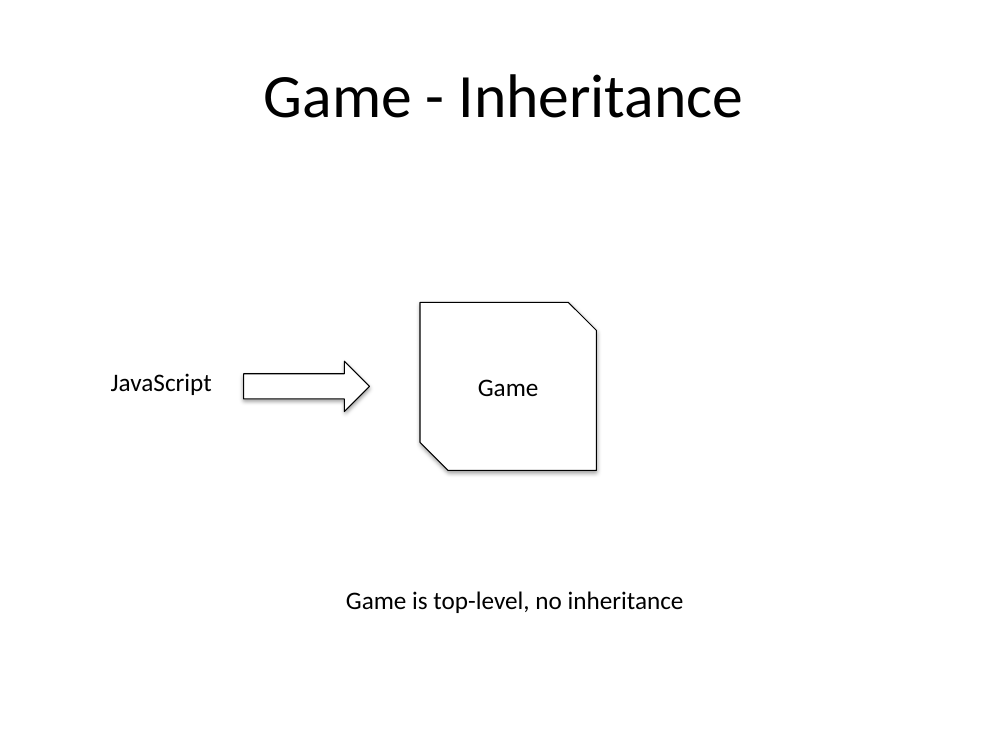
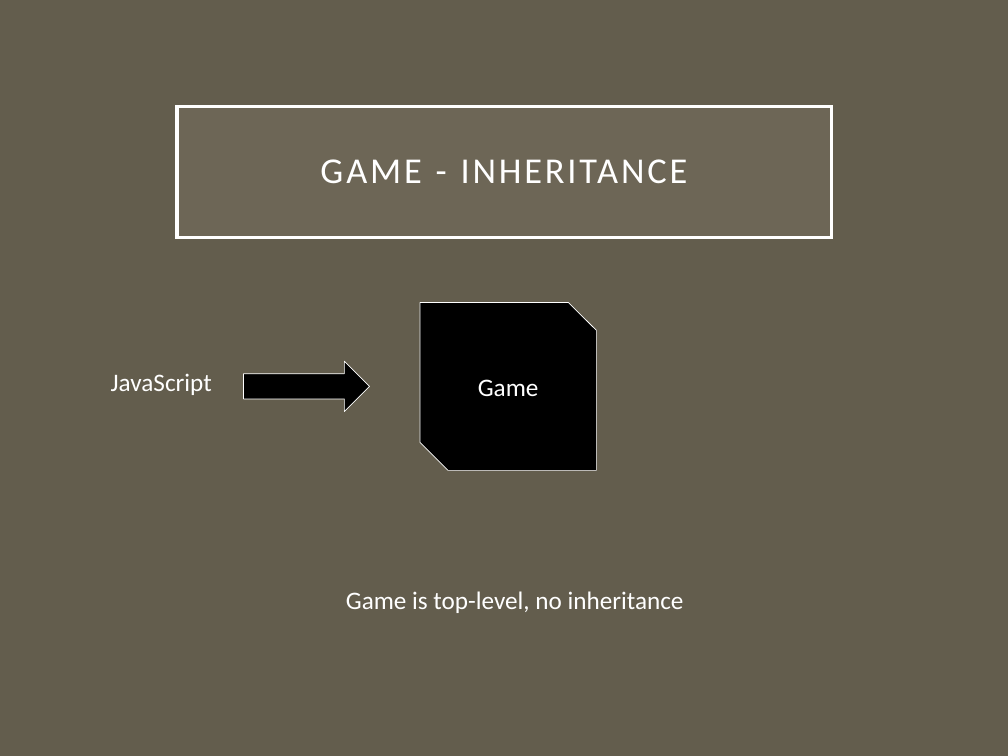
Before and after one commit to javisaurusrex/zookillsoccer, a slide deck: slide 27 of assets/game architecture/ZooKill Soccer Game Design Document.pptx. Drawn at 1008x756 pixels with LibreOffice and Linux fonts; fonts in the diff are those of the drawing. Boxes give left, top, right and bottom in pixels: in the first picture for what was removed or moved away, otherwise in the second. Text is boxed around its words. In the diff, an @@ line names an element or a change of style, - is before the commit and + after.

```diff
--- a/assets/game architecture/ZooKill Soccer Game Design Document.pptx
+++ b/assets/game architecture/ZooKill Soccer Game Design Document.pptx
@@ background #FFFFFF to #635D4D @@
@@ title "GAME - INHERITANCE": place and size @@
-title "GAME - INHERITANCE" at bbox=[264, 74, 744, 118]
+title "GAME - INHERITANCE" at bbox=[177, 106, 832, 237]
@@ title "GAME - INHERITANCE" at bbox=[177, 106, 832, 237]: fill none to #A7A08E at 15% opacity; outline none to #FFFFFF 2.5 pt @@
@@ title at bbox=[320, 159, 688, 183]: text changed; size 44 to 26 pt; text colour #000000 to #FFFFFF @@
-Game - Inheritance
+GAME - INHERITANCE
@@ snip diag rect "Game" at bbox=[420, 302, 597, 471]: text colour #000000 to #FFFFFF; fill #FFFFFF to #000000; outline #000000 0.75 pt to #FFFFFF 0.5 pt; shadow off @@
@@ text "JavaScript" at bbox=[111, 373, 212, 395]: text colour #000000 to #FFFFFF @@
@@ right arrow at bbox=[244, 361, 370, 411]: fill #FFFFFF to #000000; outline #000000 0.75 pt to #FFFFFF 0.5 pt; shadow off @@
@@ text "Game is top-level, no inheritance" at bbox=[346, 591, 684, 613]: text colour #000000 to #FFFFFF @@
```
Also in this commit, not shown: 29 other slides changed, 37 other files.
